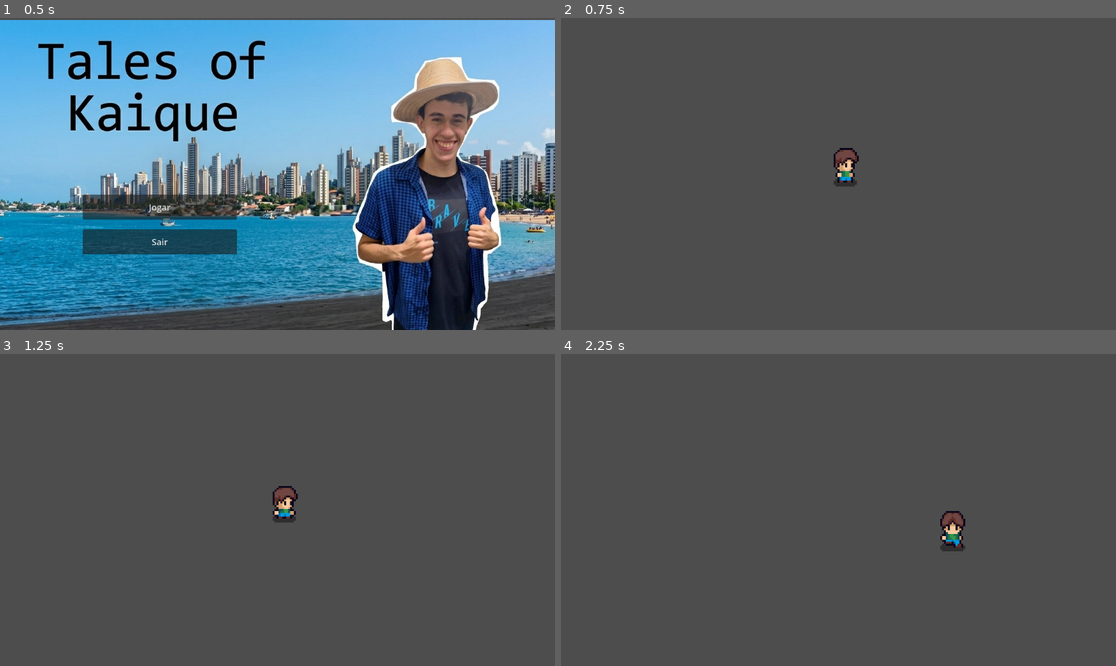
Above: before the commit, frames 1-4 (two rows, left to right).
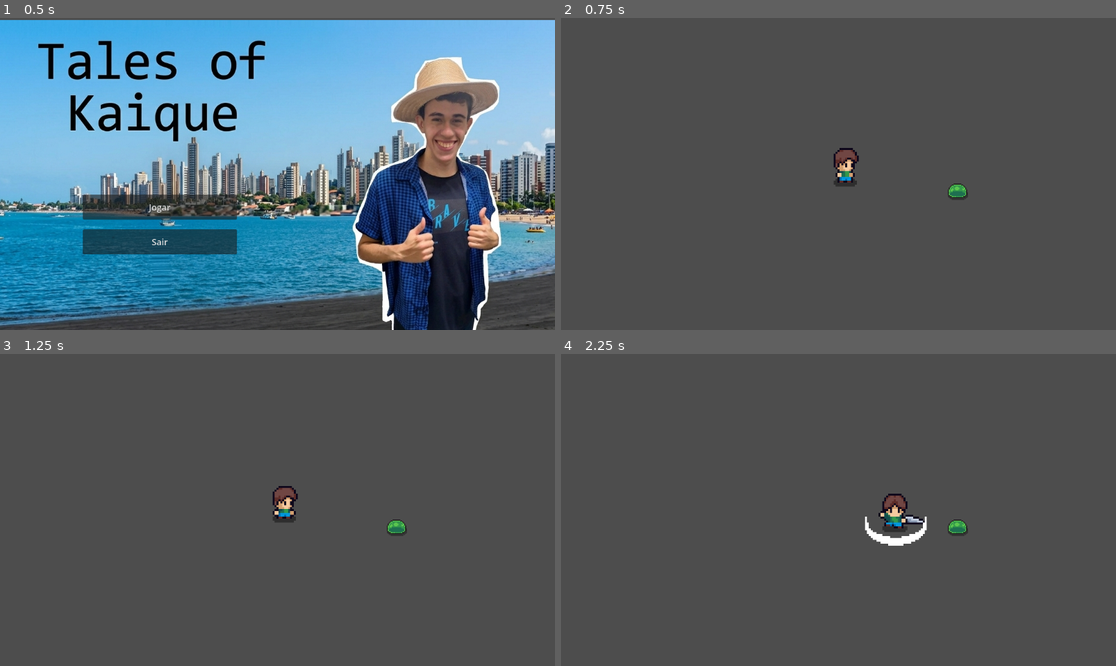
Above: after the commit, the same moments.

Repository: ygorgabrielbml/tales-of-kaique
Game: Godot game, scene res://scenes/main_menu.tscn
Same seed, same stepped clock (60 frames per second), same inputs: the game is played once before the commit and once after it.
Inputs:
- Up to frame 1 (0.5 s): no input
- Up to frame 2 (0.75 s): click "Jogar" at 0.5 s
- Up to frame 3 (1.25 s): no input
- Up to frame 4 (2.25 s): tap Enter at 1.25 s; hold Right (right) 1.28-2.03 s; tap Space (attack) at 1.35, 2.1 s; hold Down (down) from 2.03 s (still down)

Frame 1 is identical in both runs. In frame 2, 0.2% of the frame differs, in the area x 69-74%, y 53-59%; in frame 3, 0.2%; in frame 4, 1.4%, in the area x 54-74%, y 44-64%.

Commit message:
feat: slime & player hitbox

Diff:
--- a/scenes/main.tscn
+++ b/scenes/main.tscn
@@ -1,8 +1,12 @@
 [gd_scene format=3 uid="uid://cdrllj5d0ei64"]
 
 [ext_resource type="PackedScene" uid="uid://b7pf2t0g7l2ce" path="res://scenes/player.tscn" id="1_o5qli"]
+[ext_resource type="PackedScene" uid="uid://bc70pusumnp37" path="res://scenes/slime.tscn" id="2_0wfyh"]
 
 [node name="Main" type="Node2D" unique_id=277545477]
 
 [node name="Player" parent="." unique_id=1439520058 instance=ExtResource("1_o5qli")]
 position = Vector2(589, 314)
+
+[node name="Slime" parent="." unique_id=1293332429 instance=ExtResource("2_0wfyh")]
+position = Vector2(823, 358)
--- a/scenes/player.tscn
+++ b/scenes/player.tscn
@@ -2,6 +2,7 @@
 
 [ext_resource type="Texture2D" uid="uid://y2vwhw103agw" path="res://assets/fantasy_pack/Player/Player.png" id="1_3vyb7"]
 [ext_resource type="Script" uid="uid://c3tiohpq5qdfw" path="res://scripts/player.gd" id="1_g2els"]
+[ext_resource type="AudioStream" uid="uid://c4lk18ihl7hue" path="res://assets/sounds/sword_swing.wav" id="3_qhqgy"]
 
 [sub_resource type="AtlasTexture" id="AtlasTexture_g2els"]
 atlas = ExtResource("1_3vyb7")
@@ -226,7 +227,7 @@
 "duration": 1.0,
 "texture": SubResource("AtlasTexture_qlg0r")
 }],
-"loop": true,
+"loop": false,
 "name": &"attack_down",
 "speed": 10.0
 }, {
@@ -243,7 +244,7 @@
 "duration": 1.0,
 "texture": SubResource("AtlasTexture_ur7pv")
 }],
-"loop": true,
+"loop": false,
 "name": &"attack_right",
 "speed": 10.0
 }, {
@@ -260,7 +261,7 @@
 "duration": 1.0,
 "texture": SubResource("AtlasTexture_jej6c")
 }],
-"loop": true,
+"loop": false,
 "name": &"attack_up",
 "speed": 10.0
 }, {
@@ -419,6 +420,9 @@
 "name": &"run_up",
 "speed": 7.0
 }]
+
+[sub_resource type="RectangleShape2D" id="RectangleShape2D_qhqgy"]
+size = Vector2(60, 60)
 
 [node name="Player" type="CharacterBody2D" unique_id=1439520058]
 script = ExtResource("1_g2els")
@@ -427,4 +431,22 @@
 position = Vector2(1, 0)
 scale = Vector2(4, 4)
 sprite_frames = SubResource("SpriteFrames_ha2mi")
-animation = &"idle_right"
+animation = &"attack_right"
+frame = 1
+
+[node name="SwingSword" type="AudioStreamPlayer2D" parent="." unique_id=2094783149]
+position = Vector2(1, 0)
+scale = Vector2(4, 4)
+stream = ExtResource("3_qhqgy")
+pitch_scale = 3.0
+
+[node name="Hitbox" type="Area2D" parent="." unique_id=853429865]
+position = Vector2(31, -2)
+metadata/_edit_group_ = true
+
+[node name="CollisionShape2D" type="CollisionShape2D" parent="Hitbox" unique_id=1057560572]
+position = Vector2(-1, 0)
+shape = SubResource("RectangleShape2D_qhqgy")
+
+[connection signal="animation_finished" from="AnimatedSprite2D" to="." method="_on_animated_sprite_2d_animation_finished"]
+[connection signal="body_entered" from="Hitbox" to="." method="_on_hitbox_body_entered"]
--- /dev/null
+++ b/scenes/slime.tscn
@@ -0,0 +1,176 @@
+[gd_scene format=3 uid="uid://bc70pusumnp37"]
+
+[ext_resource type="Texture2D" uid="uid://ba5re5jrlvx2y" path="res://assets/fantasy_pack/Enemies/Slime_Green.png" id="1_371uh"]
+
+[sub_resource type="AtlasTexture" id="AtlasTexture_p2gj0"]
+atlas = ExtResource("1_371uh")
+region = Rect2(0, 64, 64, 64)
+
+[sub_resource type="AtlasTexture" id="AtlasTexture_n6pvg"]
+atlas = ExtResource("1_371uh")
+region = Rect2(64, 64, 64, 64)
+
+[sub_resource type="AtlasTexture" id="AtlasTexture_pjw23"]
+atlas = ExtResource("1_371uh")
+region = Rect2(128, 64, 64, 64)
+
+[sub_resource type="AtlasTexture" id="AtlasTexture_2npkn"]
+atlas = ExtResource("1_371uh")
+region = Rect2(192, 64, 64, 64)
+
+[sub_resource type="AtlasTexture" id="AtlasTexture_fd6lc"]
+atlas = ExtResource("1_371uh")
+region = Rect2(256, 64, 64, 64)
+
+[sub_resource type="AtlasTexture" id="AtlasTexture_gstla"]
+atlas = ExtResource("1_371uh")
+region = Rect2(320, 64, 64, 64)
+
+[sub_resource type="AtlasTexture" id="AtlasTexture_v5wyi"]
+atlas = ExtResource("1_371uh")
+region = Rect2(384, 64, 64, 64)
+
+[sub_resource type="AtlasTexture" id="AtlasTexture_0l8pv"]
+atlas = ExtResource("1_371uh")
+region = Rect2(448, 64, 64, 64)
+
+[sub_resource type="AtlasTexture" id="AtlasTexture_vnioy"]
+atlas = ExtResource("1_371uh")
+region = Rect2(0, 128, 64, 64)
+
+[sub_resource type="AtlasTexture" id="AtlasTexture_2xjuo"]
+atlas = ExtResource("1_371uh")
+region = Rect2(64, 128, 64, 64)
+
+[sub_resource type="AtlasTexture" id="AtlasTexture_a02ik"]
+atlas = ExtResource("1_371uh")
+region = Rect2(128, 128, 64, 64)
+
+[sub_resource type="AtlasTexture" id="AtlasTexture_pu8ps"]
+atlas = ExtResource("1_371uh")
+region = Rect2(192, 128, 64, 64)
+
+[sub_resource type="AtlasTexture" id="AtlasTexture_g40cl"]
+atlas = ExtResource("1_371uh")
+region = Rect2(256, 128, 64, 64)
+
+[sub_resource type="AtlasTexture" id="AtlasTexture_cxm07"]
+atlas = ExtResource("1_371uh")
+region = Rect2(320, 128, 64, 64)
+
+[sub_resource type="AtlasTexture" id="AtlasTexture_g2qvl"]
+atlas = ExtResource("1_371uh")
+region = Rect2(384, 128, 64, 64)
+
+[sub_resource type="AtlasTexture" id="AtlasTexture_tyl0w"]
+atlas = ExtResource("1_371uh")
+region = Rect2(448, 128, 64, 64)
+
+[sub_resource type="AtlasTexture" id="AtlasTexture_fur4c"]
+atlas = ExtResource("1_371uh")
+region = Rect2(0, 0, 64, 64)
+
+[sub_resource type="AtlasTexture" id="AtlasTexture_2v7ff"]
+atlas = ExtResource("1_371uh")
+region = Rect2(64, 0, 64, 64)
+
+[sub_resource type="AtlasTexture" id="AtlasTexture_35t6e"]
+atlas = ExtResource("1_371uh")
+region = Rect2(128, 0, 64, 64)
+
+[sub_resource type="AtlasTexture" id="AtlasTexture_pbccl"]
+atlas = ExtResource("1_371uh")
+region = Rect2(192, 0, 64, 64)
+
+[sub_resource type="SpriteFrames" id="SpriteFrames_24adn"]
+animations = [{
+"frames": [{
+"duration": 1.0,
+"texture": SubResource("AtlasTexture_p2gj0")
+}, {
+"duration": 1.0,
+"texture": SubResource("AtlasTexture_n6pvg")
+}, {
+"duration": 1.0,
+"texture": SubResource("AtlasTexture_pjw23")
+}, {
+"duration": 1.0,
+"texture": SubResource("AtlasTexture_2npkn")
+}, {
+"duration": 1.0,
+"texture": SubResource("AtlasTexture_fd6lc")
+}, {
+"duration": 1.0,
+"texture": SubResource("AtlasTexture_gstla")
+}, {
+"duration": 1.0,
+"texture": SubResource("AtlasTexture_v5wyi")
+}, {
+"duration": 1.0,
+"texture": SubResource("AtlasTexture_0l8pv")
+}],
+"loop": true,
+"name": &"attack",
+"speed": 8.0
+}, {
+"frames": [{
+"duration": 1.0,
+"texture": SubResource("AtlasTexture_vnioy")
+}, {
+"duration": 1.0,
+"texture": SubResource("AtlasTexture_2xjuo")
+}, {
+"duration": 1.0,
+"texture": SubResource("AtlasTexture_a02ik")
+}, {
+"duration": 1.0,
+"texture": SubResource("AtlasTexture_pu8ps")
+}, {
+"duration": 1.0,
+"texture": SubResource("AtlasTexture_g40cl")
+}, {
+"duration": 1.0,
+"texture": SubResource("AtlasTexture_cxm07")
+}, {
+"duration": 1.0,
+"texture": SubResource("AtlasTexture_g2qvl")
+}, {
+"duration": 1.0,
+"texture": SubResource("AtlasTexture_tyl0w")
+}],
+"loop": true,
+"name": &"die",
+"speed": 8.0
+}, {
+"frames": [{
+"duration": 1.0,
+"texture": SubResource("AtlasTexture_fur4c")
+}, {
+"duration": 1.0,
+"texture": SubResource("AtlasTexture_2v7ff")
+}, {
+"duration": 1.0,
+"texture": SubResource("AtlasTexture_35t6e")
+}, {
+"duration": 1.0,
+"texture": SubResource("AtlasTexture_pbccl")
+}],
+"loop": true,
+"name": &"idle",
+"speed": 8.0
+}]
+
+[sub_resource type="RectangleShape2D" id="RectangleShape2D_371uh"]
+size = Vector2(18, 15.5)
+
+[node name="Slime" type="CharacterBody2D" unique_id=1293332429]
+scale = Vector2(2, 2)
+
+[node name="AnimatedSprite2D" type="AnimatedSprite2D" parent="." unique_id=1814767950]
+sprite_frames = SubResource("SpriteFrames_24adn")
+animation = &"idle"
+autoplay = "idle"
+
+[node name="CollisionShape2D" type="CollisionShape2D" parent="." unique_id=1410490992]
+position = Vector2(0, -0.25)
+shape = SubResource("RectangleShape2D_371uh")
--- a/scripts/player.gd
+++ b/scripts/player.gd
@@ -2,10 +2,31 @@
 
 const SPEED = 300.0
 var last_direction: Vector2 = Vector2.RIGHT
+var is_attacking = false
+var hitbox_offset: Vector2
 
 @onready var animated_sprite_2d = $AnimatedSprite2D
+@onready var swing_sword: AudioStreamPlayer2D = $SwingSword
+@onready var hitbox: Area2D = $Hitbox
+
+func _ready() -> void:
+
+	# Initialize hitbox offset
+	hitbox_offset = hitbox.position
 
 func _physics_process(_delta: float) -> void:
+	# Disable hitbox until an attack is triggered
+	hitbox.monitoring = false
+
+
+	if Input.is_action_just_pressed("attack") and not is_attacking:
+		attack()
+
+	# Skip move if attacking
+	if is_attacking:
+		velocity = Vector2.ZERO
+		return
+
 	process_movement()
 	process_animation()
 	move_and_slide()
@@ -19,10 +40,13 @@
 	if direction != Vector2.ZERO:
 		velocity = direction * SPEED
 		last_direction = direction
+		update_hitbox_offset()
 	else:
 		velocity = Vector2.ZERO
 
 func process_animation() -> void:
+	if is_attacking:
+		return
 	if velocity != Vector2.ZERO:
 		play_animation("run", last_direction)
 	else:
@@ -36,3 +60,39 @@
 		animated_sprite_2d.play(prefix + "_up")
 	elif dir.y > 0:
 		animated_sprite_2d.play(prefix + "_down")
+
+
+# Attacking
+func attack() -> void:
+	is_attacking = true
+	hitbox.monitoring = true
+	swing_sword.play()
+	play_animation("attack", last_direction)
+
+
+func _on_animated_sprite_2d_animation_finished() -> void:
+	if is_attacking:
+		is_attacking = false
+
+# Hitbox
+
+func update_hitbox_offset() -> void:
+	var x := hitbox_offset.x
+	var y := hitbox_offset.y
+
+	match last_direction:
+		Vector2.LEFT:
+			hitbox.position = Vector2(-x, y)
+		Vector2.RIGHT:
+			hitbox.position = Vector2(x, y)
+		Vector2.UP:
+			hitbox.position = Vector2(y, -x)
+		Vector2.DOWN:
+			hitbox.position = Vector2(-y, x)
+
+
+
+func _on_hitbox_body_entered(body: Node2D) -> void:
+	if is_attacking and body.name.begins_with("Slime"):
+		print(body.name)
+		print("Hit")
